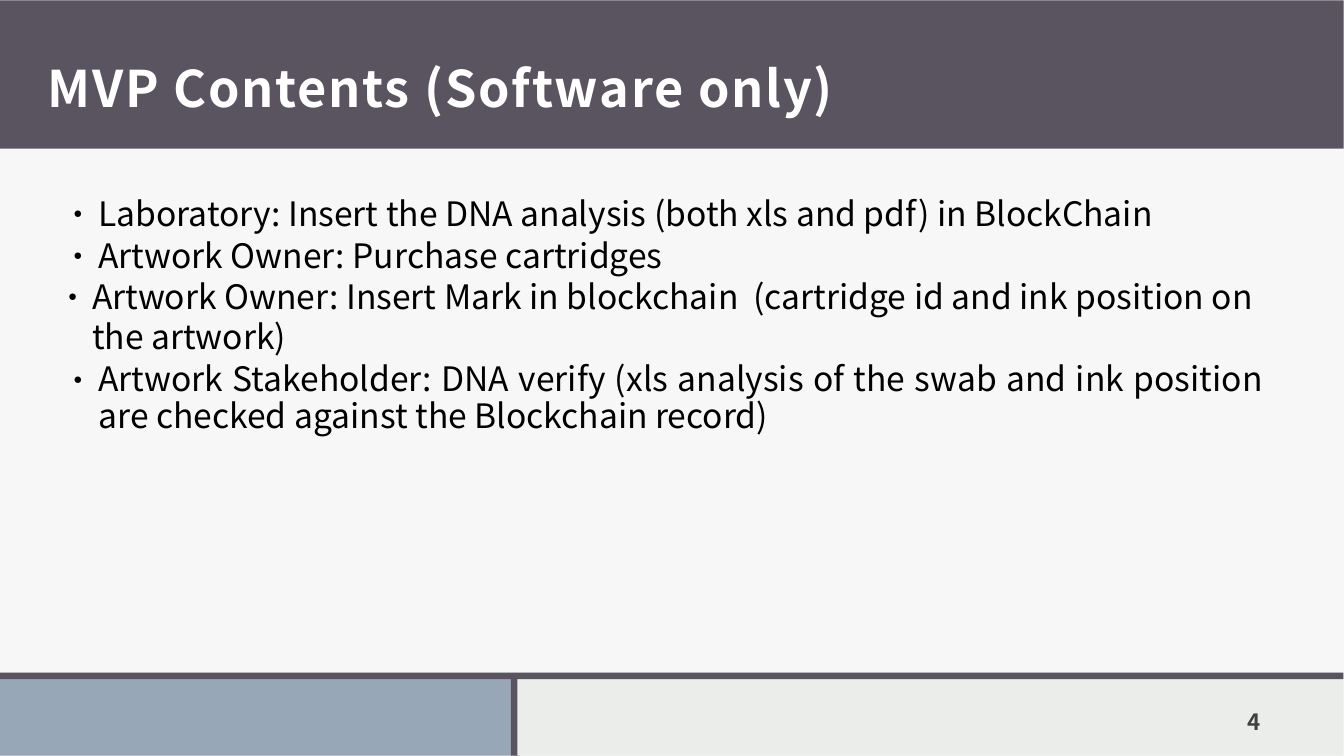
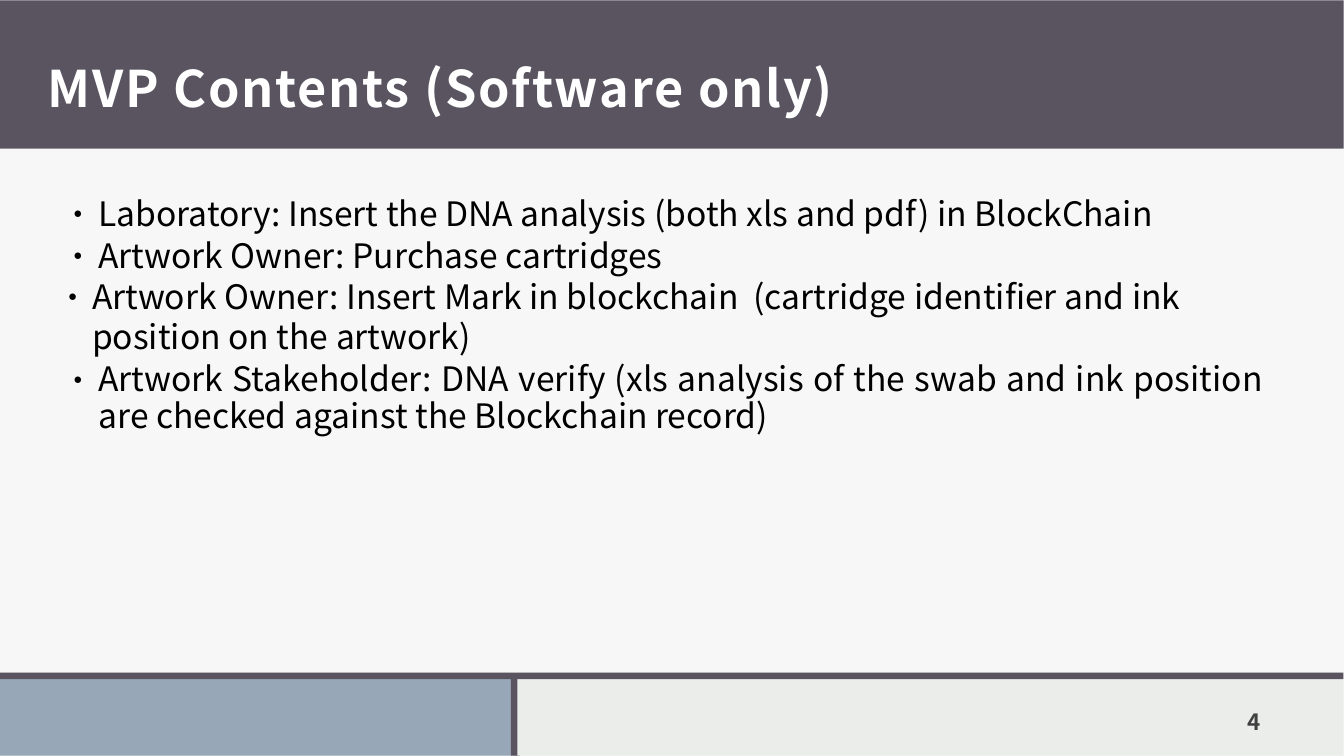
Before and after one commit to RobertoPirrone/digitaltechne, a slide deck: slide 4 of src/docs/presentations/21maggio.pptx. Drawn at 1344x756 pixels with LibreOffice and Linux fonts; fonts in the diff are those of the drawing. Boxes give left, top, right and bottom in pixels: in the first picture for what was removed or moved away, otherwise in the second. Text is boxed around its words. In the diff, an @@ line names an element or a change of style, - is before the commit and + after.

```diff
--- a/src/docs/presentations/21maggio.pptx
+++ b/src/docs/presentations/21maggio.pptx
@@ text at bbox=[92, 274, 1180, 357]: text changed @@
-● Artwork Owner: Insert Mark in blockchain (cartridge id and ink position on the artwork)
+● Artwork Owner: Insert Mark in blockchain (cartridge identifier and ink position on the artwork)
```
Also in this commit, not shown: 3 other slides changed, 3 other files.
